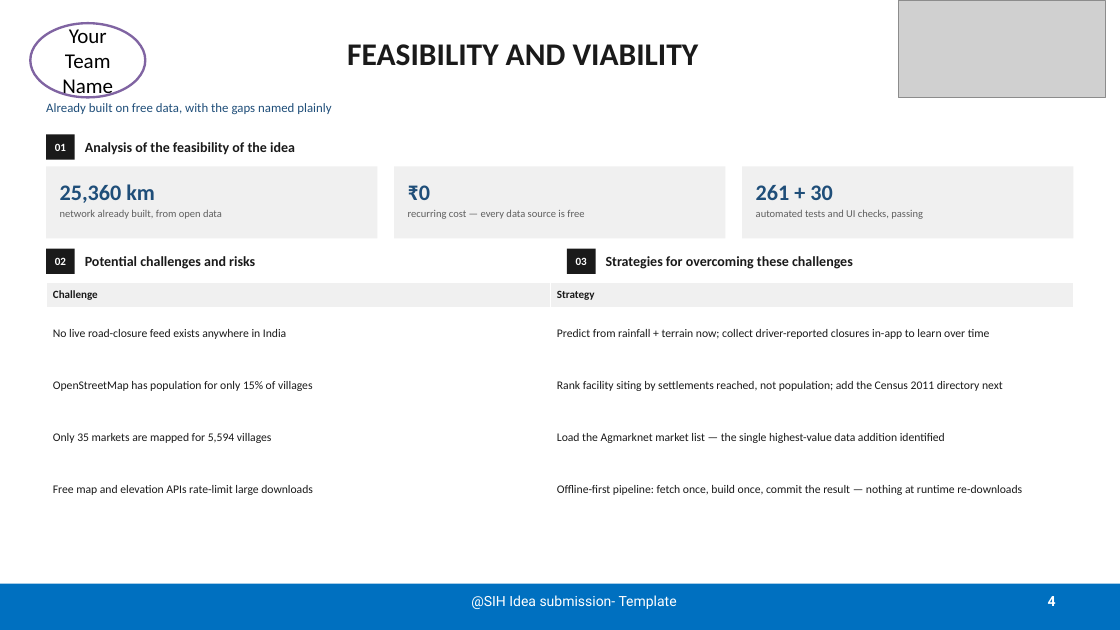
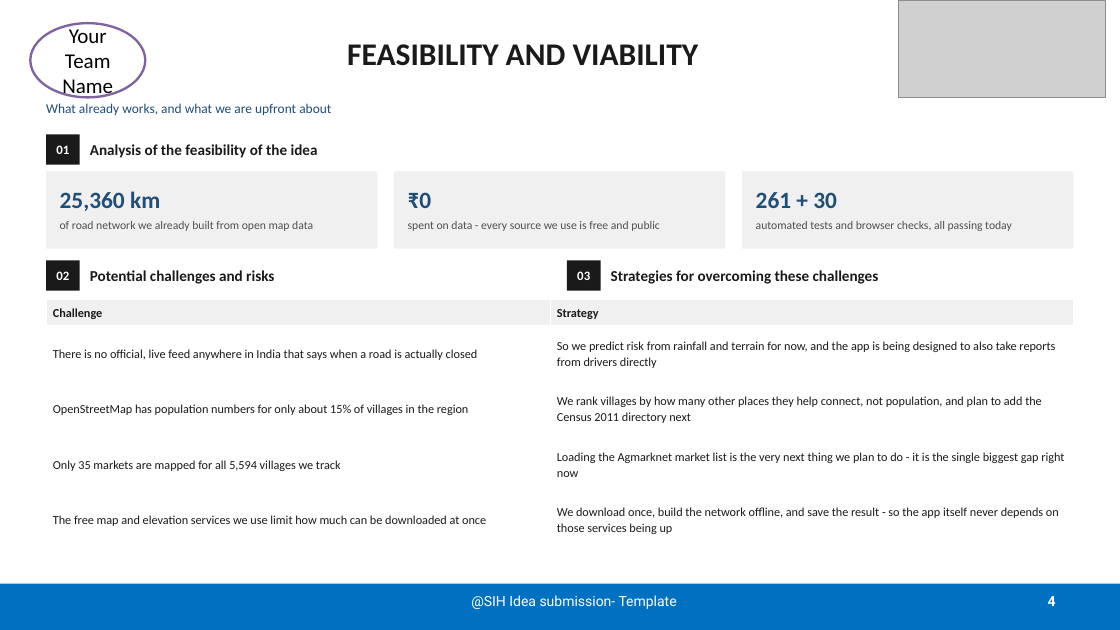
Before and after one commit to Jeffrey2600/Logistics_sih, a slide deck: slide 4 of docs/presentation/SIH26002_NER_Logistics_Submission6.pptx. Drawn at 1120x630 pixels with LibreOffice and Linux fonts; fonts in the diff are those of the drawing; grey boxes stand for pictures. Boxes give left, top, right and bottom in pixels: in the first picture for what was removed or moved away, otherwise in the second. Text is boxed around its words. In the diff, an @@ line names an element or a change of style, - is before the commit and + after.

```diff
--- a/docs/presentation/SIH26002_NER_Logistics_Submission6.pptx
+++ b/docs/presentation/SIH26002_NER_Logistics_Submission6.pptx
@@ text at [46, 103, 331, 115]: text changed; size 11 to 11.5 pt @@
-Already built on free data, with the gaps named plainly
+What already works, and what we are upfront about
@@ rectangle: place and size @@
-rectangle at [46, 134, 75, 160]
+rectangle at [46, 134, 80, 165]
@@ rectangle: place and size @@
-rectangle at [46, 166, 377, 239]
+rectangle at [46, 171, 377, 249]
@@ rectangle: place and size @@
-rectangle at [394, 166, 725, 239]
+rectangle at [394, 171, 725, 249]
@@ rectangle: place and size @@
-rectangle at [743, 166, 1074, 239]
+rectangle at [743, 171, 1074, 249]
@@ text at [60, 191, 160, 211]: size 19 to 20 pt in "25,360 km"; line spacing 1.12 to 1.15; more space between paragraphs @@
@@ text at [408, 192, 432, 208]: size 19 to 20 pt in "₹0"; line spacing 1.12 to 1.15; more space between paragraphs @@
@@ text at [756, 192, 837, 208]: size 19 to 20 pt in "261 + 30"; line spacing 1.12 to 1.15; more space between paragraphs @@
@@ text at [60, 221, 313, 231]: text changed; size 9 to 10 pt; text colour #5F5F5F to #505050 @@
-network already built, from open data
+of road network we already built from open map data
@@ text at [408, 221, 660, 231]: text changed; size 9 to 10 pt; text colour #5F5F5F to #505050 @@
-recurring cost — every data source is free
+spent on data - every source we use is free and public
@@ text at [756, 221, 1012, 231]: text changed; size 9 to 10 pt; text colour #5F5F5F to #505050 @@
-automated tests and UI checks, passing
+automated tests and browser checks, all passing today
@@ text "02": place and size @@
-text "02" at [55, 257, 66, 265]
+text "02" at [56, 271, 69, 280]
@@ rectangle: place and size @@
-rectangle at [46, 249, 75, 274]
+rectangle at [46, 260, 80, 291]
@@ text "Potential challenges and risks": place and size @@
-text "Potential challenges and risks" at [85, 256, 255, 269]
+text "Potential challenges and risks" at [90, 270, 274, 284]
@@ size 9.5 to 11 pt in 3 elements at [56, 145, 69, 154], [56, 271, 69, 280], [577, 271, 590, 280] @@
@@ text "03": place and size @@
-text "03" at [576, 257, 587, 265]
+text "03" at [577, 271, 590, 280]
@@ rectangle: place and size @@
-rectangle at [567, 249, 596, 274]
+rectangle at [567, 260, 601, 291]
@@ size 12 to 13 pt in 3 elements at [90, 144, 318, 158], [90, 270, 274, 284], [611, 270, 879, 284] @@
@@ text "Strategies for overcoming these challenges": place and size @@
-text "Strategies for overcoming these challenges" at [606, 256, 853, 269]
+text "Strategies for overcoming these challenges" at [611, 270, 879, 284]
@@ table at [46, 299, 1074, 548] @@
-row 2, column 1: No live road-closure feed exists anywhere in India
+row 2, column 1: There is no official, live feed anywhere in India that says when a road is actually closed
-row 2, column 2: Predict from rainfall + terrain now; collect driver-reported closures in-app to learn over time
+row 2, column 2: So we predict risk from rainfall and terrain for now, and the app is being designed to also take reports from drivers directly
-row 3, column 1: OpenStreetMap has population for only 15% of villages
+row 3, column 1: OpenStreetMap has population numbers for only about 15% of villages in the region
-row 3, column 2: Rank facility siting by settlements reached, not population; add the Census 2011 directory next
+row 3, column 2: We rank villages by how many other places they help connect, not population, and plan to add the Census 2011 directory next
-row 4, column 1: Only 35 markets are mapped for 5,594 villages
+row 4, column 1: Only 35 markets are mapped for all 5,594 villages we track
-row 4, column 2: Load the Agmarknet market list — the single highest-value data addition identified
+row 4, column 2: Loading the Agmarknet market list is the very next thing we plan to do - it is the single biggest gap right now
-row 5, column 1: Free map and elevation APIs rate-limit large downloads
+row 5, column 1: The free map and elevation services we use limit how much can be downloaded at once
-row 5, column 2: Offline-first pipeline: fetch once, build once, commit the result — nothing at runtime re-downloads
+row 5, column 2: We download once, build the network offline, and save the result - so the app itself never depends on those services being up
@@ size 9.5 to 10.5 pt in "Challenge", "Strategy" @@
@@ line spacing 1.05 to 1.08 @@
@@ table: place and size @@
-table at [46, 282, 1074, 516]
+table at [46, 299, 1074, 548]
```
Also in this commit, not shown: 5 other slides changed, 2 other files.
